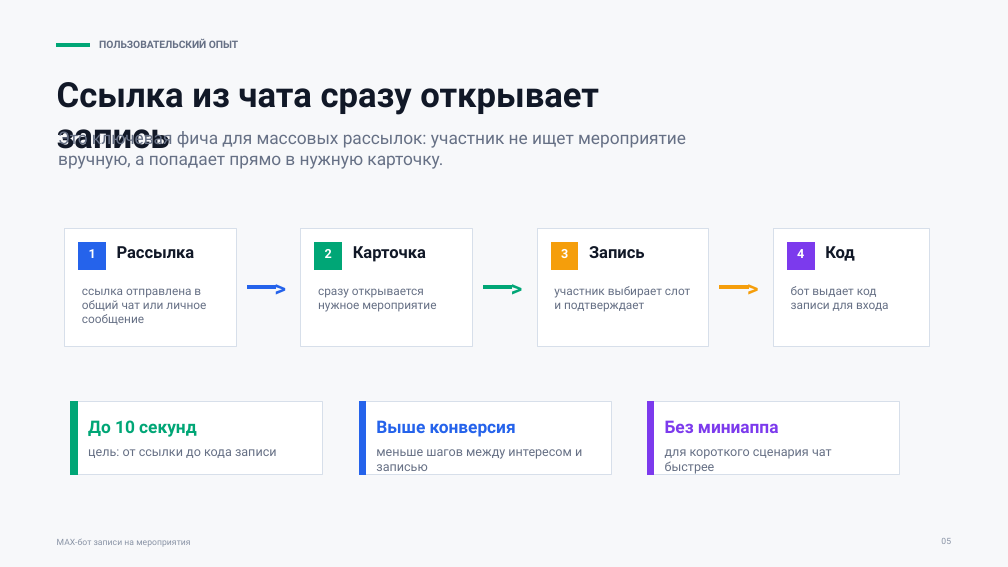
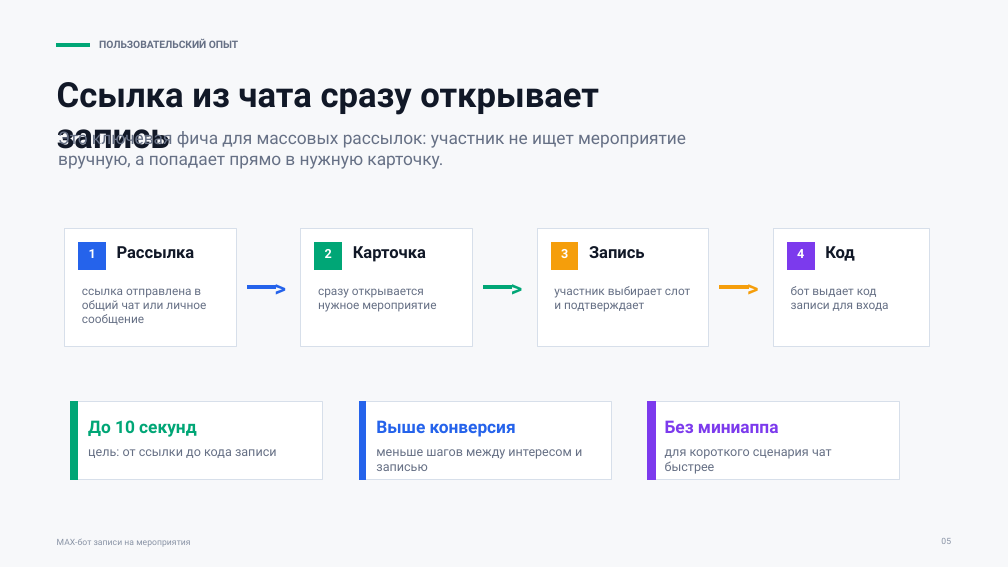
Before and after one commit to ThereDrD0/max, a slide deck: slide 5 of docs/presentations/max-bot-meetup.pptx. Drawn at 1008x567 pixels with LibreOffice and Linux fonts; fonts in the diff are those of the drawing. Boxes give left, top, right and bottom in pixels: in the first picture for what was removed or moved away, otherwise in the second. Text is boxed around its words. In the diff, an @@ line names an element or a change of style, - is before the commit and + after.

```diff
--- a/docs/presentations/max-bot-meetup.pptx
+++ b/docs/presentations/max-bot-meetup.pptx
@@ rectangle: place and size @@
-rectangle at bbox=[71, 402, 323, 474]
+rectangle at bbox=[71, 402, 323, 479]
@@ rectangle: place and size @@
-rectangle at bbox=[71, 402, 77, 474]
+rectangle at bbox=[71, 402, 77, 479]
@@ rectangle: place and size @@
-rectangle at bbox=[359, 402, 611, 474]
+rectangle at bbox=[359, 402, 611, 479]
@@ rectangle: place and size @@
-rectangle at bbox=[359, 402, 365, 474]
+rectangle at bbox=[359, 402, 365, 479]
@@ rectangle: place and size @@
-rectangle at bbox=[647, 402, 899, 474]
+rectangle at bbox=[647, 402, 899, 479]
@@ rectangle: place and size @@
-rectangle at bbox=[647, 402, 653, 474]
+rectangle at bbox=[647, 402, 655, 479]
```
Also in this commit, not shown: 11 other slides changed, 1 slide added.
